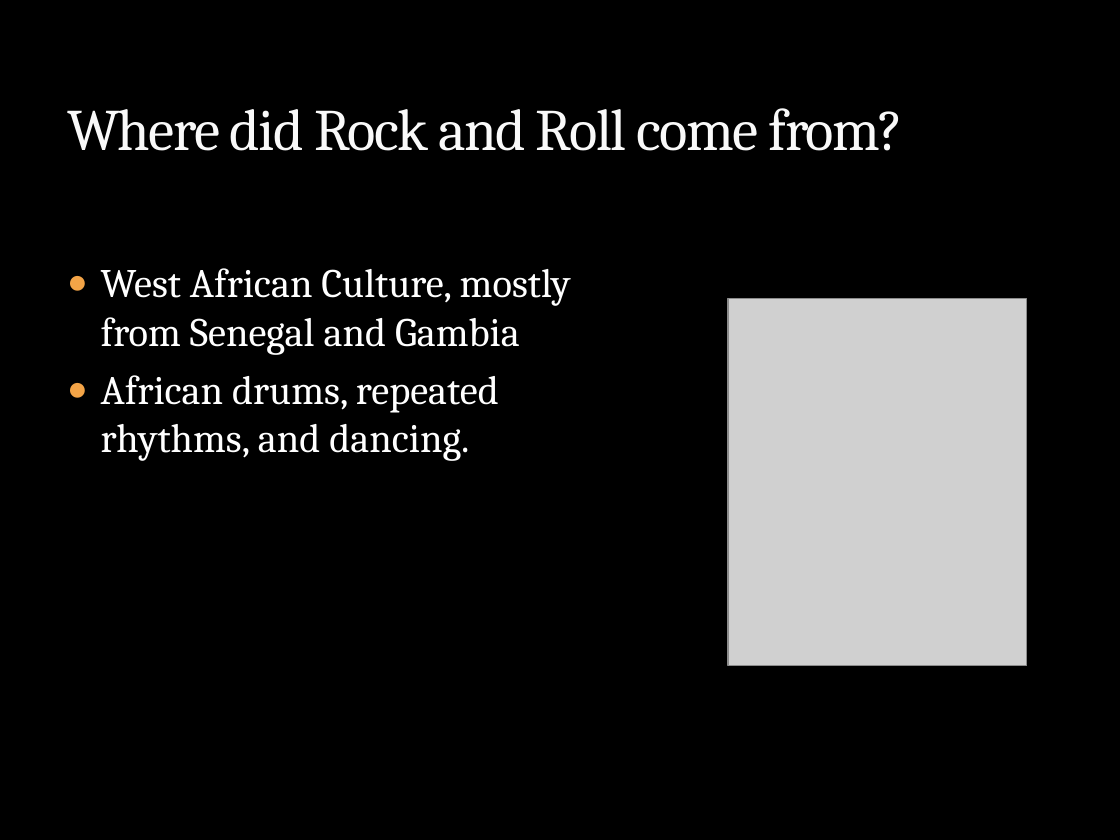
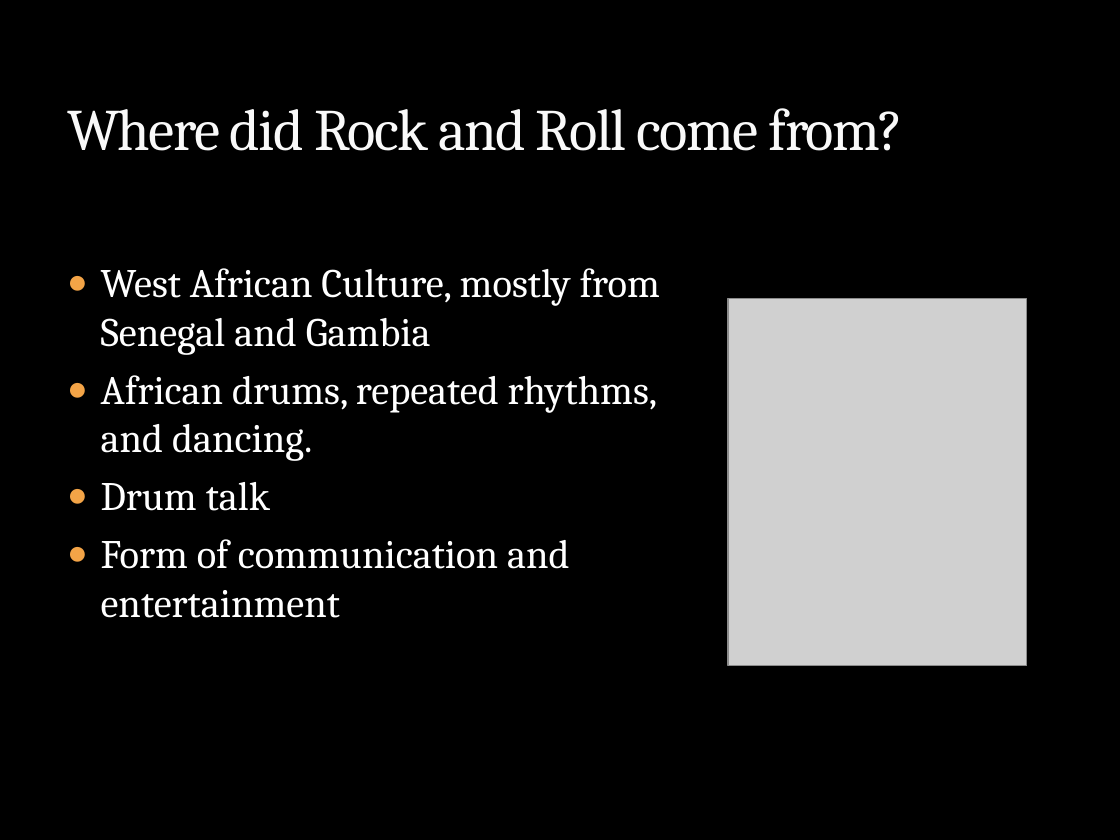
Before and after one commit to mrbaker1917/website, a slide deck: slide 3 of HSTR121/ppts/History_Rock_Intro.pptx. Drawn at 1120x840 pixels with LibreOffice and Linux fonts; fonts in the diff are those of the drawing; grey boxes stand for pictures; background and template pictures are left out. Boxes give left, top, right and bottom in pixels: in the first picture for what was removed or moved away, otherwise in the second. Text is boxed around its words. In the diff, an @@ line names an element or a change of style, - is before the commit and + after.

```diff
--- a/HSTR121/ppts/History_Rock_Intro.pptx
+++ b/HSTR121/ppts/History_Rock_Intro.pptx
@@ text at [101, 482, 570, 618]: paragraphs added @@
+● Drum talk
+● Form of communication and entertainment
```
Also in this commit, not shown: 3 other slides changed.
